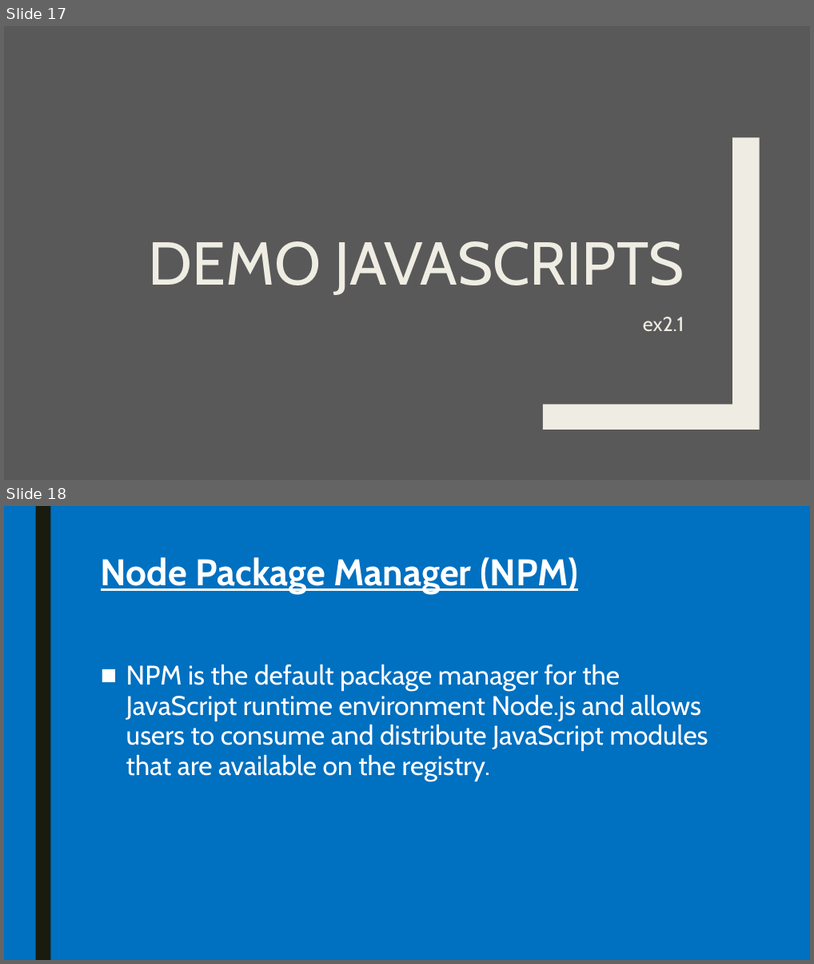
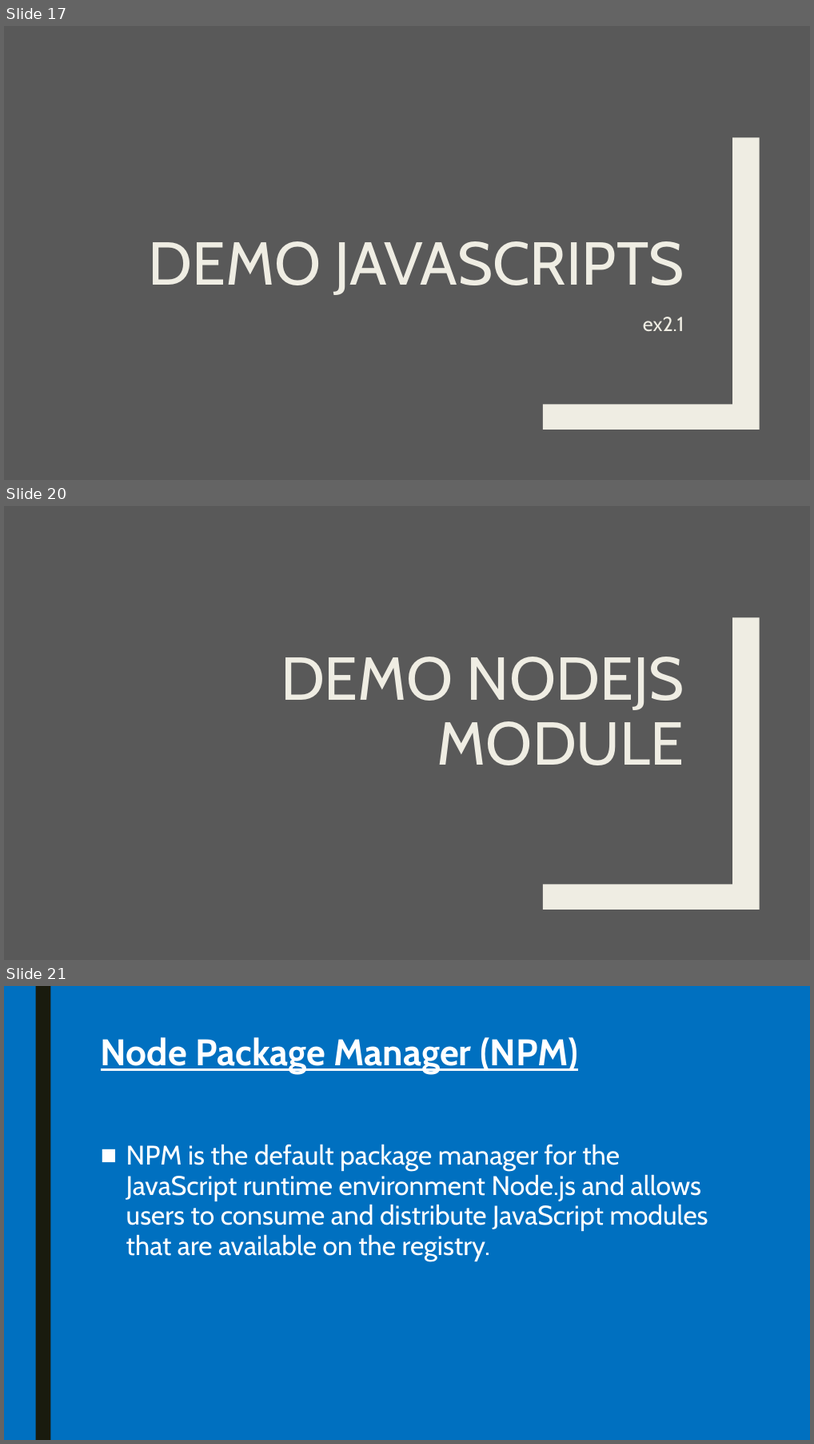
Before and after one commit to pkyurkchiev/mean-stack, a slide deck: presentations/nodeJS.pptx. Shown one above the other, each under a label of ours: slides 17 and 18 before the commit, slides 17, 20 and 21 after it; the slides between them are not shown. The pictures are 814x964 and 814x1444 pixels, drawn with LibreOffice and Linux fonts; fonts in the diff are those of the drawing. Boxes give left, top, right and bottom in pixels: in the first picture for what was removed or moved away, otherwise in the second. Text is boxed around its words. In the diff, an @@ line names an element or a change of style, - is before the commit and + after.

```diff
--- a/presentations/nodeJS.pptx
+++ b/presentations/nodeJS.pptx
@@ slide 20 added at (4,506,810,960), background #595959; not listed: 1 template element that a slide beside it also shows @@
@@ title added at (281,656,685,765), 72 pt, text #EFEDE3 @@
+DEMO NODEJS MODULE
@@ what was slide 18 is now slide 21 @@
```
Also in this commit, not shown: 2 other slides added, 2 other files.
